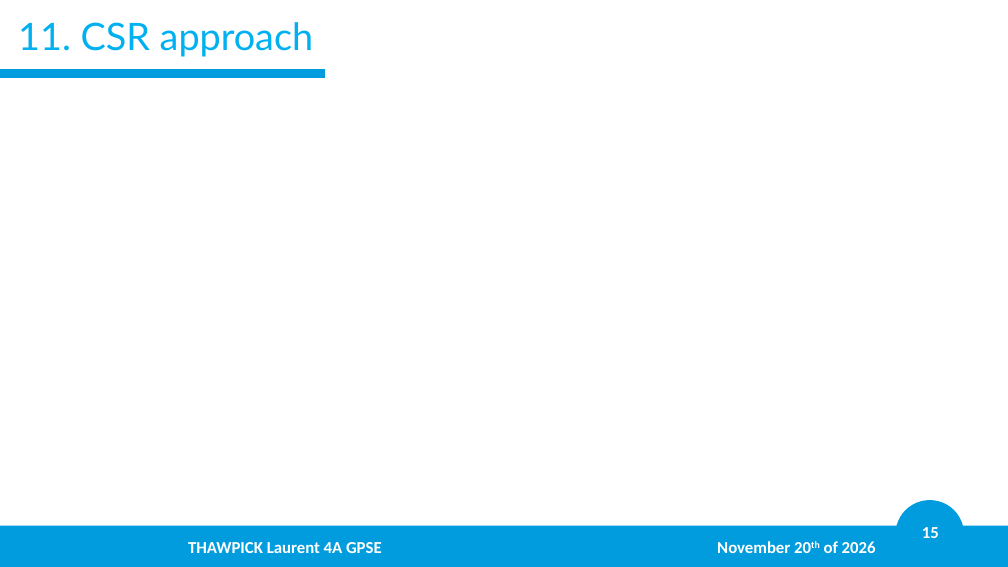
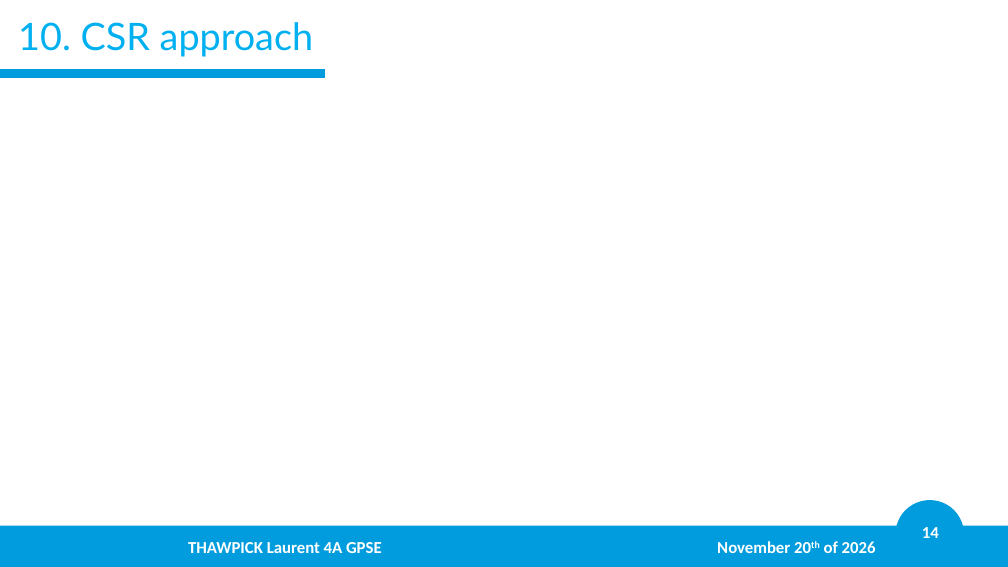
Before and after one commit to LaurentThaw/plasma-tubing, a slide deck: slide 14 of PDR for 20.11.26/PDR.pptx (slide 15 before the commit). Drawn at 1008x567 pixels with LibreOffice and Linux fonts; fonts in the diff are those of the drawing; background and template pictures are left out. Boxes give left, top, right and bottom in pixels: in the first picture for what was removed or moved away, otherwise in the second. Text is boxed around its words. In the diff, an @@ line names an element or a change of style, - is before the commit and + after.

```diff
--- a/PDR for 20.11.26/PDR.pptx
+++ b/PDR for 20.11.26/PDR.pptx
@@ title at (x1=18, y1=22, x2=313, y2=57): text changed @@
-11. CSR approach
+10. CSR approach
@@ page number at (x1=922, y1=527, x2=939, y2=538): text changed @@
-15
+14
```
Also in this commit, not shown: 11 other slides changed.
